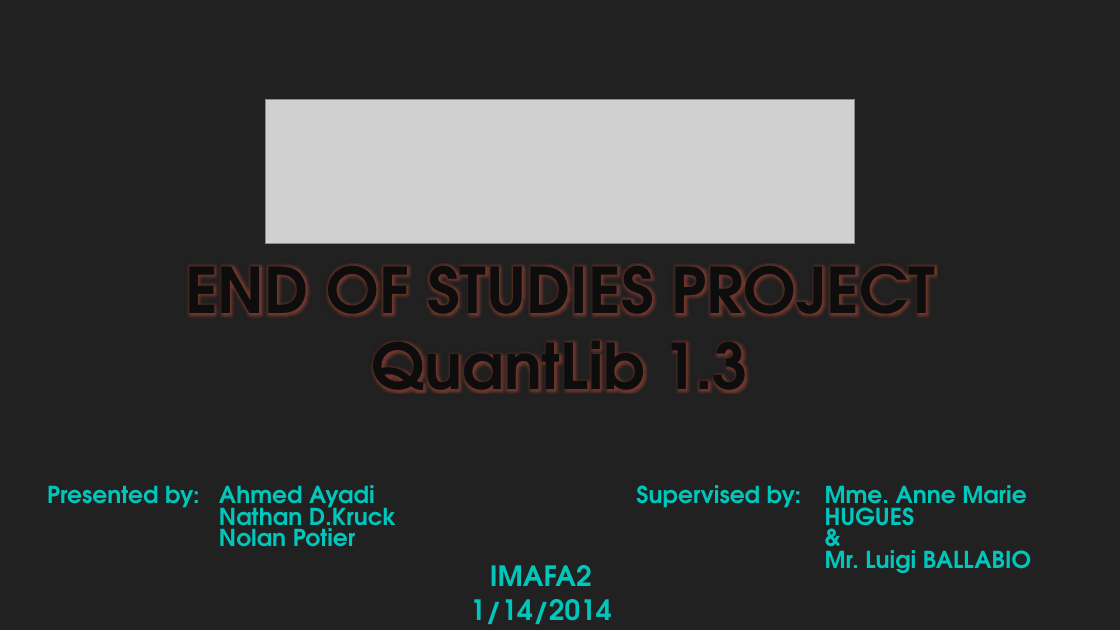
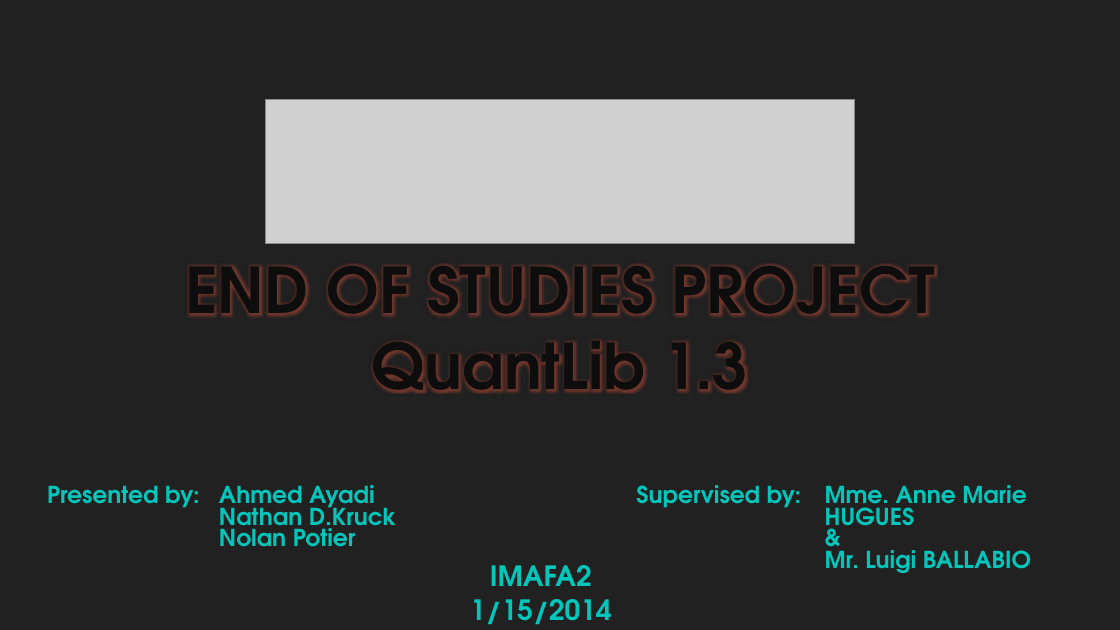
Before and after one commit to Ayadi07/Quantlib, a slide deck: slide 1 of report and presentation/QuantLib1.3 16-01-2014-modified version.pptx. Drawn at 1120x630 pixels with LibreOffice and Linux fonts; fonts in the diff are those of the drawing; grey boxes stand for pictures; background and template pictures are left out. Boxes give left, top, right and bottom in pixels: in the first picture for what was removed or moved away, otherwise in the second. Text is boxed around its words. In the diff, an @@ line names an element or a change of style, - is before the commit and + after.

Commit message:
presentation

```diff
--- a/report and presentation/QuantLib1.3 16-01-2014-modified version.pptx
+++ b/report and presentation/QuantLib1.3 16-01-2014-modified version.pptx
@@ text at (470, 599, 612, 624): text changed @@
-1/14/2014
+1/15/2014
```
Also in this commit, not shown: 1 other slide changed.
